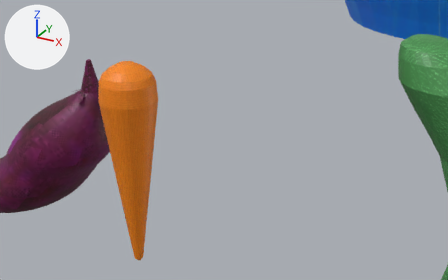
The Blender file working/subahu/Vegetable/Vegetable.blend: old version first, new version second.
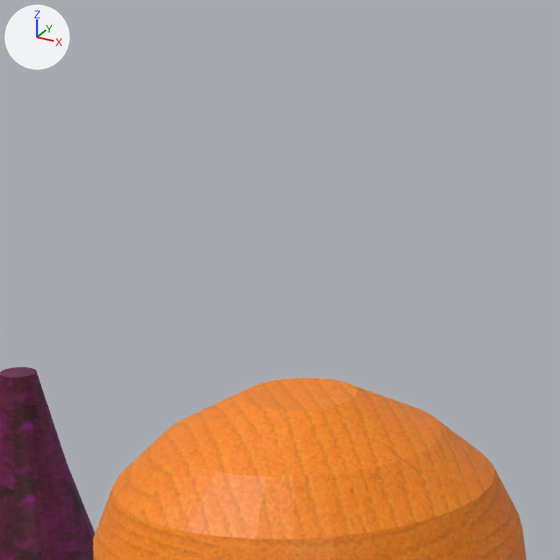
Each version appears first from a 50 mm lens placed at (0.582, -1.258, 0.972), pointed at (-0.128, 0.032, 0.327), and next in a close-up on the part from 19% to 36% of the width and 4% to 30% of the height. The lights are fixed; the arrows at upper left show +X, +Y and +Z.

The older version as bpy lines, for what is in view:
```python
me_circle_001 = bpy.data.meshes.new('Circle.001')
me_circle_001.from_pydata(...)  # 256 vertices, 226 faces; spans x -0.24..0.24, y -0.24..0.24, z -0.03..1.79
me_circle_001.materials.append(mat_carrot_jpg)  # picture img_carrot_jpg
me_circle_002 = bpy.data.meshes.new('Circle.002')
me_circle_002.from_pydata(...)  # 7105 vertices, 6885 faces; spans x -2.2..1.13, y -1.09..1.09, z -1.62..1.77
me_circle_002.materials.append(mat_eggplant_jpg)  # picture img_eggplant_jpg
ob_carrot = bpy.data.objects.new('Carrot', me_circle_001)
ob_carrot.location = (-0.4031, 0.0, -0.1026)
ob_carrot.scale = (0.338, 0.338, 0.338)
ob_eggplant = bpy.data.objects.new('Eggplant', me_circle_002)
ob_eggplant.location = (-0.9454, 0.2872, 0.0338)
ob_eggplant.scale = (0.196, 0.196, 0.196)
```
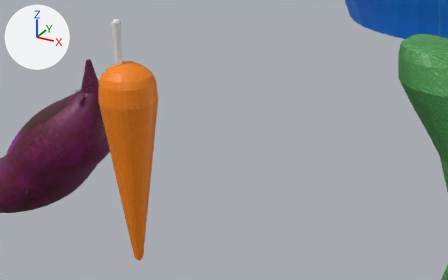
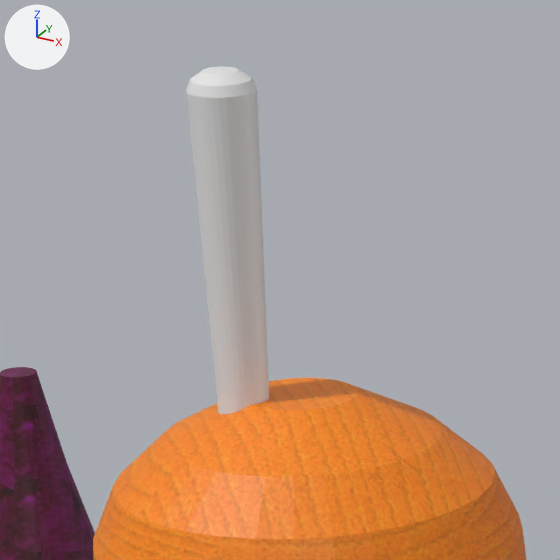
Edits to the bpy script that builds the scene:
```text
Add me_circle_011:
    me_circle_011.from_pydata(...)  # 192 vertices, 161 faces; spans x -1.34..1.34, y -1.34..1.34, z 0.0..14.19
Add ob_carrot_green:
    ob_carrot_green = bpy.data.objects.new('Carrot Green', me_circle_011)
    ob_carrot_green.location = (-0.4174, -0.0136, 0.4908)
    ob_carrot_green.scale = (0.00894, 0.00894, 0.00894)
```

Location of each change, [x1, y1, x2, y2] in pixels of the close-ups (560 x 560 px):
'Carrot Green', added: after [186, 66, 269, 414]
